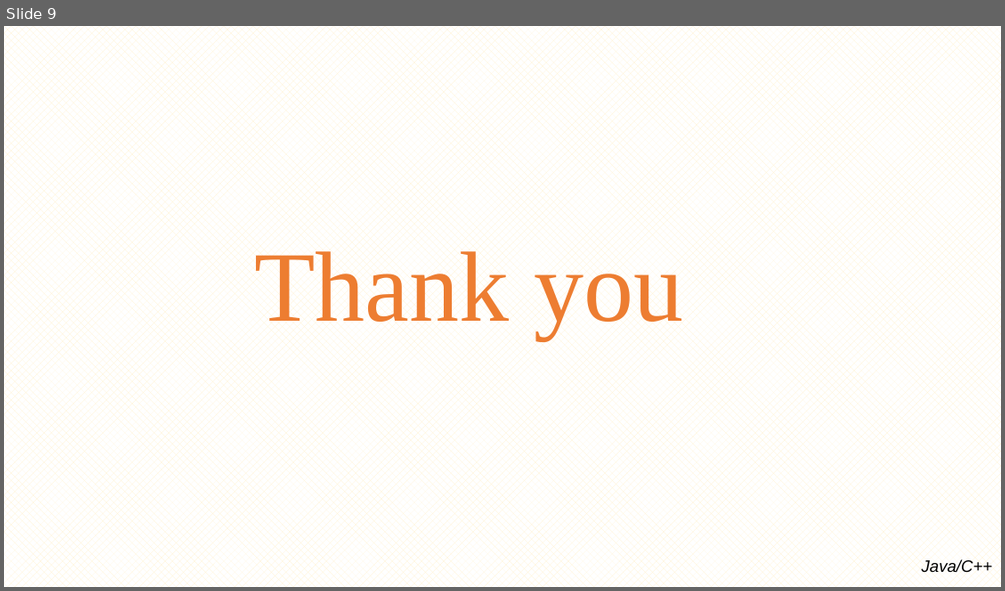
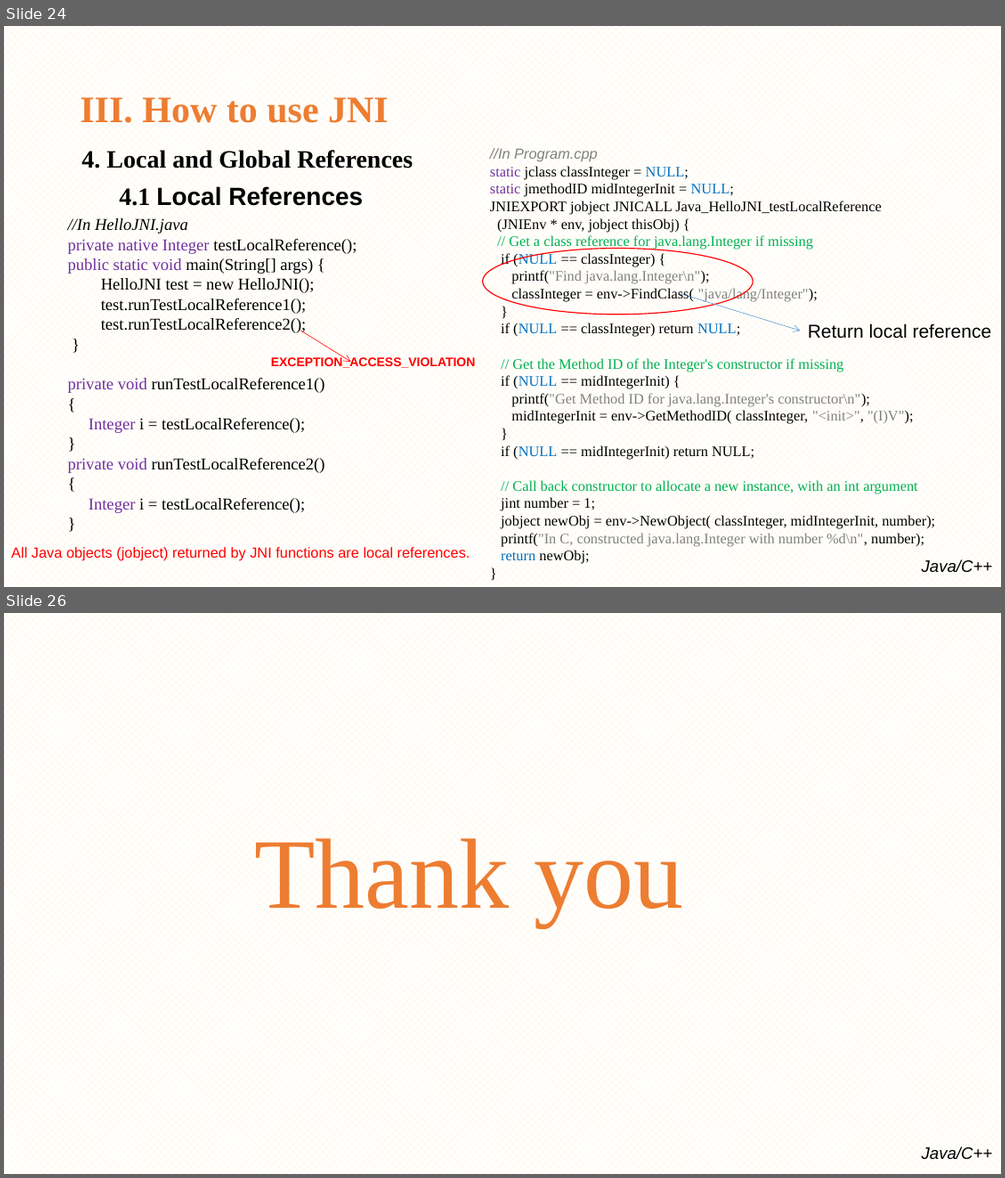
Before and after one commit to minhthedt/hello-world, a slide deck: Training/Java native interface(JNI).pptx. Shown one above the other, each under a label of ours: slide 9 before the commit, slides 24 and 26 after it; the slides between them are not shown. The pictures are 1005x591 and 1005x1178 pixels, drawn with LibreOffice and Linux fonts; fonts in the diff are those of the drawing; background and template pictures are left out. Boxes give left, top, right and bottom in pixels: in the first picture for what was removed or moved away, otherwise in the second. Text is boxed around its words. In the diff, an @@ line names an element or a change of style, - is before the commit and + after.

Commit message:
finish JNI

```diff
--- a/Training/Java native interface(JNI).pptx
+++ b/Training/Java native interface(JNI).pptx
@@ slide 24 added at (x1=4, y1=26, x2=1001, y2=587), background pattern #FFF2CC on #FFFFFF; not listed: 1 template element that a slide beside it also shows @@
@@ title added at (x1=80, y1=97, x2=388, y2=123), 36 pt, text #ED7D31, bold @@
+III. How to use JNI
@@ text added at (x1=81, y1=150, x2=413, y2=206), 24 pt, text #000000, bold @@
+4. Local and Global References
+4.1 Local References
@@ text added at (x1=490, y1=148, x2=935, y2=564), 14 pt, text #000000 @@
+//In Program.cpp
+static jclass classInteger = NULL;
+static jmethodID midIntegerInit = NULL;
+JNIEXPORT jobject JNICALL Java_HelloJNI_testLocalReference
+(JNIEnv * env, jobject thisObj) {
+// Get a class reference for java.lang.Integer if missing
+if (NULL == classInteger) {
+printf("Find java.lang.Integer\n");
+classInteger = env->FindClass( "java/lang/Integer");
+}
+if (NULL == classInteger) return NULL;
+// Get the Method ID of the Integer's constructor if missing
+if (NULL == midIntegerInit) {
+printf("Get Method ID for java.lang.Integer's constructor\n");
+midIntegerInit = env->GetMethodID( classInteger, "<init>", "(I)V");
+}
+if (NULL == midIntegerInit) return NULL;
+// Call back constructor to allocate a new instance, with an int argument
+jint number = 1;
+jobject newObj = env->NewObject( classInteger, midIntegerInit, number);
+printf("In C, constructed java.lang.Integer with number %d\n", number);
+return newObj;
+}
@@ text added at (x1=68, y1=218, x2=356, y2=513), 16 pt, text #000000 @@
+//In HelloJNI.java
+private native Integer testLocalReference();
+public static void main(String[] args) {
+HelloJNI test = new HelloJNI();
+test.runTestLocalReference1();
+test.runTestLocalReference2();
+}
+private void runTestLocalReference1()
+{
+Integer i = testLocalReference();
+}
+private void runTestLocalReference2()
+{
+Integer i = testLocalReference();
+}
@@ ellipse added at (x1=483, y1=248, x2=752, y2=313), outline #FF0000 1 pt @@
@@ arrow added from (680, 294) to (801, 330), #5B9BD5 0.5 pt @@
@@ arrow added from (301, 330) to (351, 362), #FF0000 0.5 pt @@
@@ text added at (x1=808, y1=323, x2=992, y2=338), 18 pt, text #000000 @@
+Return local reference
@@ text added at (x1=271, y1=356, x2=476, y2=368), 12 pt, text #FF0000, bold @@
+EXCEPTION_ACCESS_VIOLATION
@@ text added at (x1=11, y1=547, x2=470, y2=561), 14 pt, text #FF0000 @@
+All Java objects (jobject) returned by JNI functions are local references.
@@ what was slide 9 is now slide 26 @@
```
Also in this commit, not shown: 1 slide changed, 16 other slides added.
